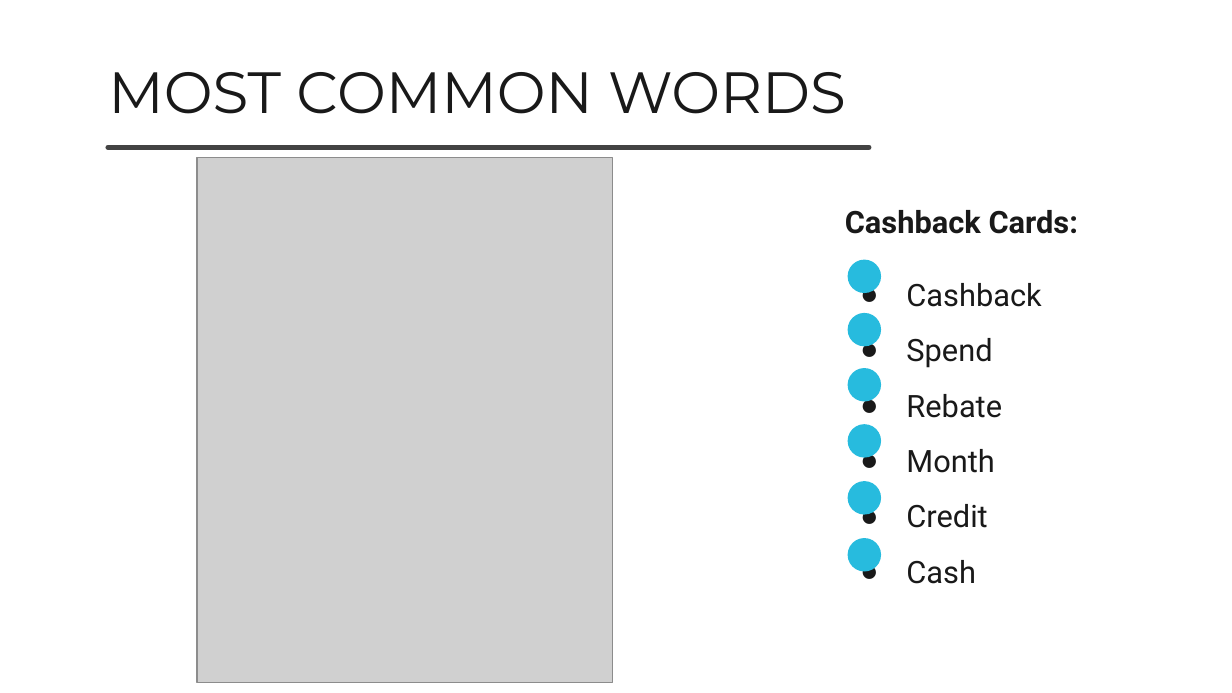
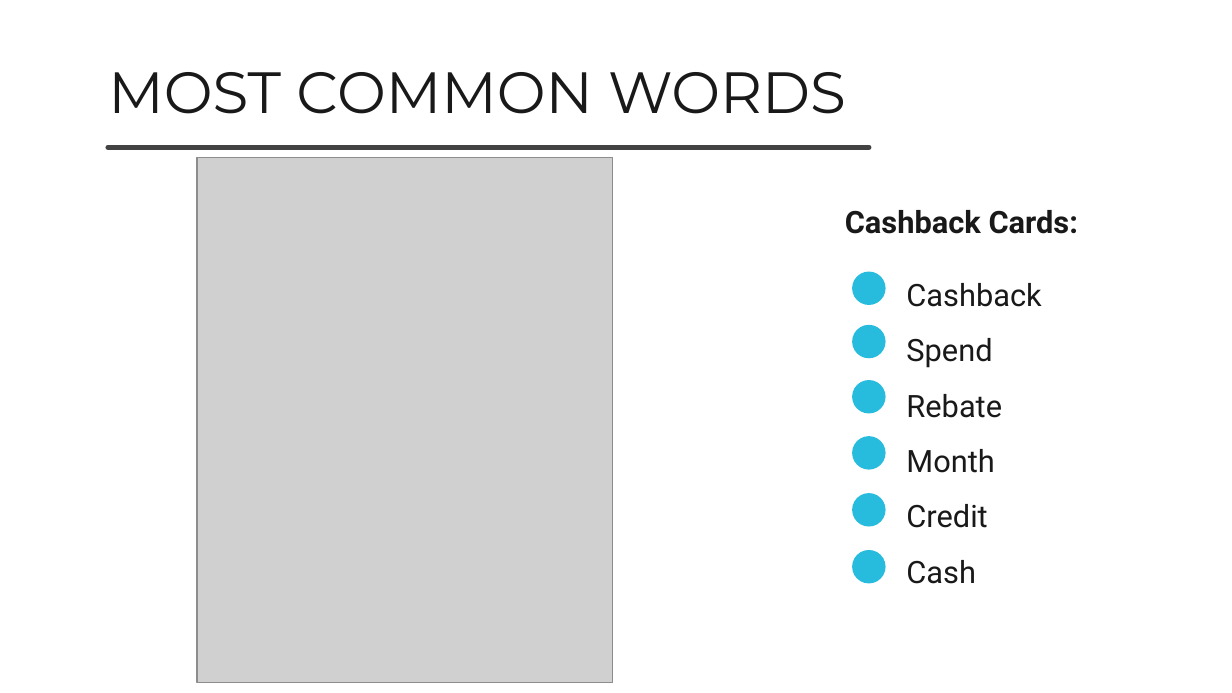
Before and after one commit to JunweiYe91/GA-Projects, a slide deck: slide 14 of GA Capstone Project/Capstone Project Presentation.pptx. Drawn at 1232x693 pixels with LibreOffice and Linux fonts; fonts in the diff are those of the drawing; grey boxes stand for pictures; background and template pictures are left out. Boxes give left, top, right and bottom in pixels: in the first picture for what was removed or moved away, otherwise in the second. Text is boxed around its words. In the diff, an @@ line names an element or a change of style, - is before the commit and + after.

```diff
--- a/GA Capstone Project/Capstone Project Presentation.pptx
+++ b/GA Capstone Project/Capstone Project Presentation.pptx
@@ 5 freeform shapes, 5 ellipses: place and size @@
-5 freeform shapes, 5 ellipses at [848,260,881,572]
+5 freeform shapes, 5 ellipses at [853,271,886,583]
@@ ellipse: place and size @@
-ellipse at [848,368,881,402]
+ellipse at [853,381,886,414]
@@ freeform shape: place and size @@
-freeform shape at [865,506,866,508]
+freeform shape at [869,519,870,520]
```
Also in this commit, not shown: 10 other slides changed, 2 slides added, 1 slide removed, 1 other file.
